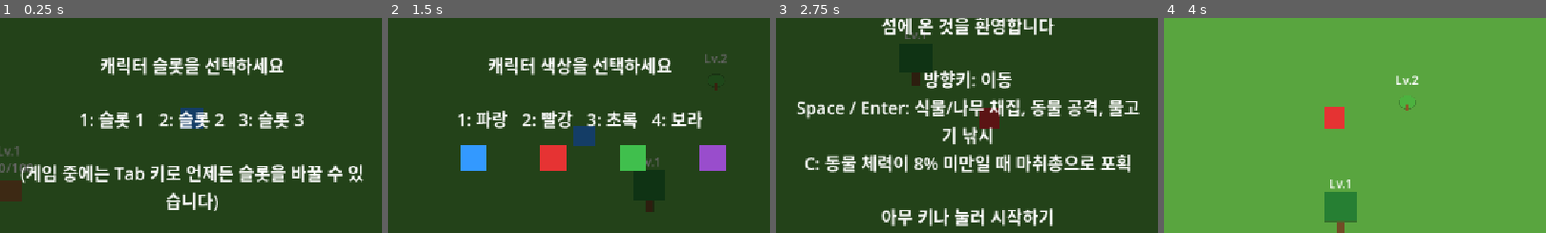
Above: before the commit, frames 1-4 (left to right).
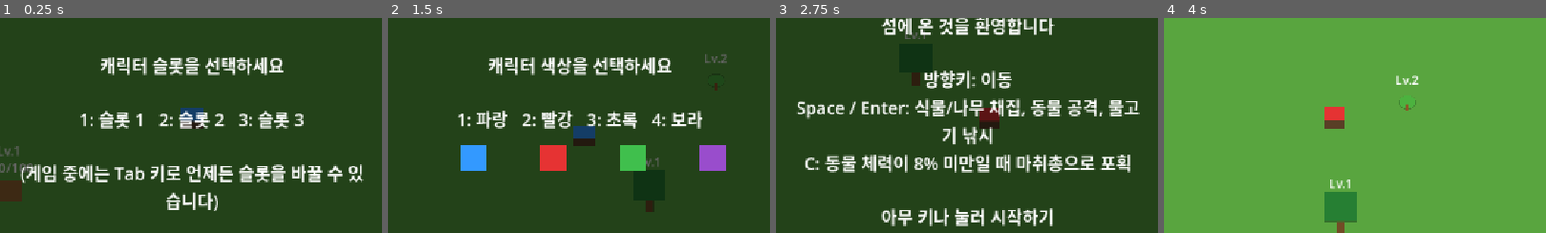
Above: after the commit, the same moments.

Repository: kimtuna/test_game
Game: Godot game, scene res://scenes/Main.tscn
Same seed, same stepped clock (60 frames per second), same inputs: the game is played once before the commit and once after it.
Inputs (mouse positions are % of the whole screen's width and height, from its top left):
- Up to frame 1 (0.25 s): no input
- Up to frame 2 (1.5 s): tap Enter (ui_accept) at 0.5, 0.77 s; move the mouse to (72, 45) at 0.52 s; hold Right (ui_right) 0.53-1.28 s; tap C (capture) at 0.6 s; click (72, 45) at 0.67 s; move the mouse to (30, 55) at 1.27 s; hold Down (ui_down) from 1.28 s (still down); tap 1 at 1.35 s
- Up to frame 3 (2.75 s): tap Enter (ui_accept) at 1.52 s; move the mouse to (60, 28) at 2.02 s; release Down (ui_down) at 2.03 s; hold Right (ui_right) from 2.03 s (still down); tap 2 at 2.1 s
- Up to frame 4 (4 s): move the mouse to (45, 70) at 2.77 s; release Right (ui_right) at 2.78 s; hold Up (ui_up) 2.78-3.53 s; tap 3 at 2.85 s; click (45, 70) at 2.92 s; tap Enter (ui_accept) at 3.02, 3.77 s; move the mouse to (80, 65) at 3.52 s; hold Left (ui_left) from 3.53 s (still down); tap 4 at 3.6 s
The pictures show only the part of the screen within x 25-75%, y 27-77%; the shares and areas given below are measured in that part.

The runs differ from the first frame. In frame 1, 0.1% of the frame differs, in the area x 47-54%, y 47-52%; in frame 2, 0.2%; in frame 3, 0.2%; in frame 4, 0.2%, in the area x 42-48%, y 47-52%.

Commit message:
feat: 캐릭터에 기본 코디(하의) 시각 요소 추가 — design.md '기본 코디 제공' 문장을 장비 슬롯뿐 아니라 실제 화면에도 반영, 상의(커스터마이징 색)와 구분되는 고정 색 하의로 최소 구현

Diff:
--- a/scripts/player.gd
+++ b/scripts/player.gd
@@ -28,6 +28,18 @@
 const SPEED := 300.0
 const DEFAULT_BODY_COLOR := Color(0.2, 0.6, 1.0)
 
+# design.md "기본 코디(의상) 제공: 별도로 맞추지 않아도 입고 시작할 수 있는
+# 기본 복장이 있다"를 지금까지는 "장비 슬롯이 처음부터 채워져 있다"로만
+# 해석했다(player.gd 상단 주석 참고) — 실제로 화면에 "옷을 입고 있다"고 보일
+# 시각 요소는 없이 몸 전체가 단색 사각형 하나였다. status.md #45가 남긴
+# 두 후보(포획 동물 활용/장비 UI화) 모두 이미 여러 세션째 낮은 실익으로
+# 보류돼 있어, 이번 세션은 design.md 원문에 더 직접적으로 대응하는 이
+# 시각적 격차를 골랐다. 몸(상의, 커스터마이징 색 적용)과 하의(고정된 기본
+# 복장 색)를 나눠 그려, 커스터마이징을 하지 않아도 "기본 복장을 입은
+# 캐릭터"로 보이게 한다. 하의 색은 아직 커스터마이징 대상이 아니다 — 여러
+# 부위 커스터마이징 UI는 새 시스템이라 규칙 4(기능 하나만)를 넘어선다.
+const OUTFIT_COLOR := Color(0.35, 0.25, 0.15)
+
 var body_color: Color = DEFAULT_BODY_COLOR
 
 @onready var sprite: Sprite2D = $Sprite2D
@@ -52,6 +64,12 @@
 	body_color = color
 	var image := Image.create(32, 32, false, Image.FORMAT_RGBA8)
 	image.fill(color)
+	# 하단(다리 위치)만 고정된 기본 복장 색으로 덮어 그려, 상의(커스터마이징
+	# 색)와 하의(기본 코디)가 시각적으로 구분되게 한다. customization_headless_test/
+	# slot_headless_test는 (0,0) 픽셀(상의 영역)만 검사하므로 영향받지 않는다.
+	for x in range(32):
+		for y in range(20, 32):
+			image.set_pixel(x, y, OUTFIT_COLOR)
 	sprite.texture = ImageTexture.create_from_image(image)
 
 func set_body_color(color: Color) -> void:
--- /dev/null
+++ b/tests/outfit_headless_test.gd
@@ -0,0 +1,64 @@
+extends SceneTree
+
+# 헤드리스 환경에서 기본 코디(의상)가 실제로 그려지는지 검증하는 통합 테스트.
+# 실행: godot --headless --path . --script res://tests/outfit_headless_test.gd
+# design.md "기본 코디(의상) 제공"을 시각적으로 구현한 조각(status.md #46) —
+# 커스터마이징을 전혀 하지 않은 기본 상태에서도 상의(커스터마이징 색)와
+# 하의(고정된 기본 복장 색)가 서로 다른 색으로 그려지는지 확인한다.
+
+func _initialize() -> void:
+	var main: Node2D = load("res://scenes/Main.tscn").instantiate()
+	root.add_child(main)
+	await process_frame
+
+	var player := main.get_node("Player")
+	var ok := true
+
+	var image: Image = player.sprite.texture.get_image()
+	var top_pixel: Color = image.get_pixel(0, 0)
+	var bottom_pixel: Color = image.get_pixel(0, 31)
+
+	var expected_top: Color = player.DEFAULT_BODY_COLOR
+	var expected_bottom: Color = player.OUTFIT_COLOR
+
+	var top_close := (
+		absf(top_pixel.r - expected_top.r) < 0.01
+		and absf(top_pixel.g - expected_top.g) < 0.01
+		and absf(top_pixel.b - expected_top.b) < 0.01
+	)
+	if not top_close:
+		push_error("FAIL: 상의(0,0) 픽셀이 기본 몸 색이 아님 (실제: %s)" % [top_pixel])
+		ok = false
+
+	var bottom_close := (
+		absf(bottom_pixel.r - expected_bottom.r) < 0.01
+		and absf(bottom_pixel.g - expected_bottom.g) < 0.01
+		and absf(bottom_pixel.b - expected_bottom.b) < 0.01
+	)
+	if not bottom_close:
+		push_error("FAIL: 하의(0,31) 픽셀이 기본 코디 색이 아님 (실제: %s)" % [bottom_pixel])
+		ok = false
+
+	if top_pixel.is_equal_approx(bottom_pixel):
+		push_error("FAIL: 상의와 하의 색이 서로 구분되지 않음")
+		ok = false
+
+	# 커스터마이징으로 몸 색을 바꿔도(빨강) 하의(기본 코디)는 바뀌지 않아야 한다.
+	player.set_body_color(Color(0.9, 0.2, 0.2))
+	var image2: Image = player.sprite.texture.get_image()
+	var bottom_pixel2: Color = image2.get_pixel(0, 31)
+	var bottom_close2 := (
+		absf(bottom_pixel2.r - expected_bottom.r) < 0.01
+		and absf(bottom_pixel2.g - expected_bottom.g) < 0.01
+		and absf(bottom_pixel2.b - expected_bottom.b) < 0.01
+	)
+	if not bottom_close2:
+		push_error("FAIL: 커스터마이징 후에도 기본 코디 색이 유지되어야 하는데 바뀜 (실제: %s)" % [bottom_pixel2])
+		ok = false
+
+	if ok:
+		print("HEADLESS_OUTFIT_TEST: PASS")
+		quit(0)
+	else:
+		print("HEADLESS_OUTFIT_TEST: FAIL")
+		quit(1)
